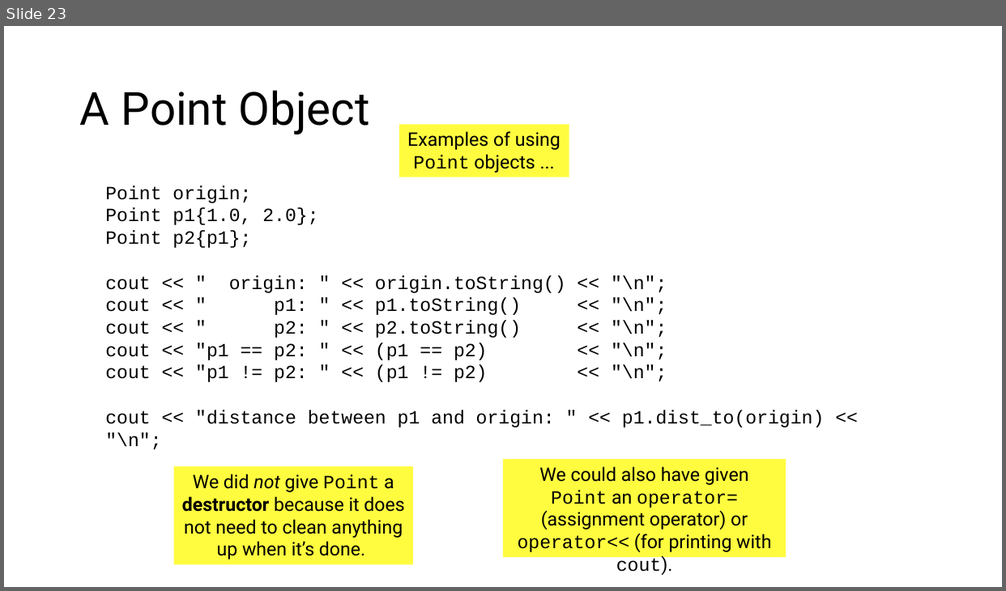
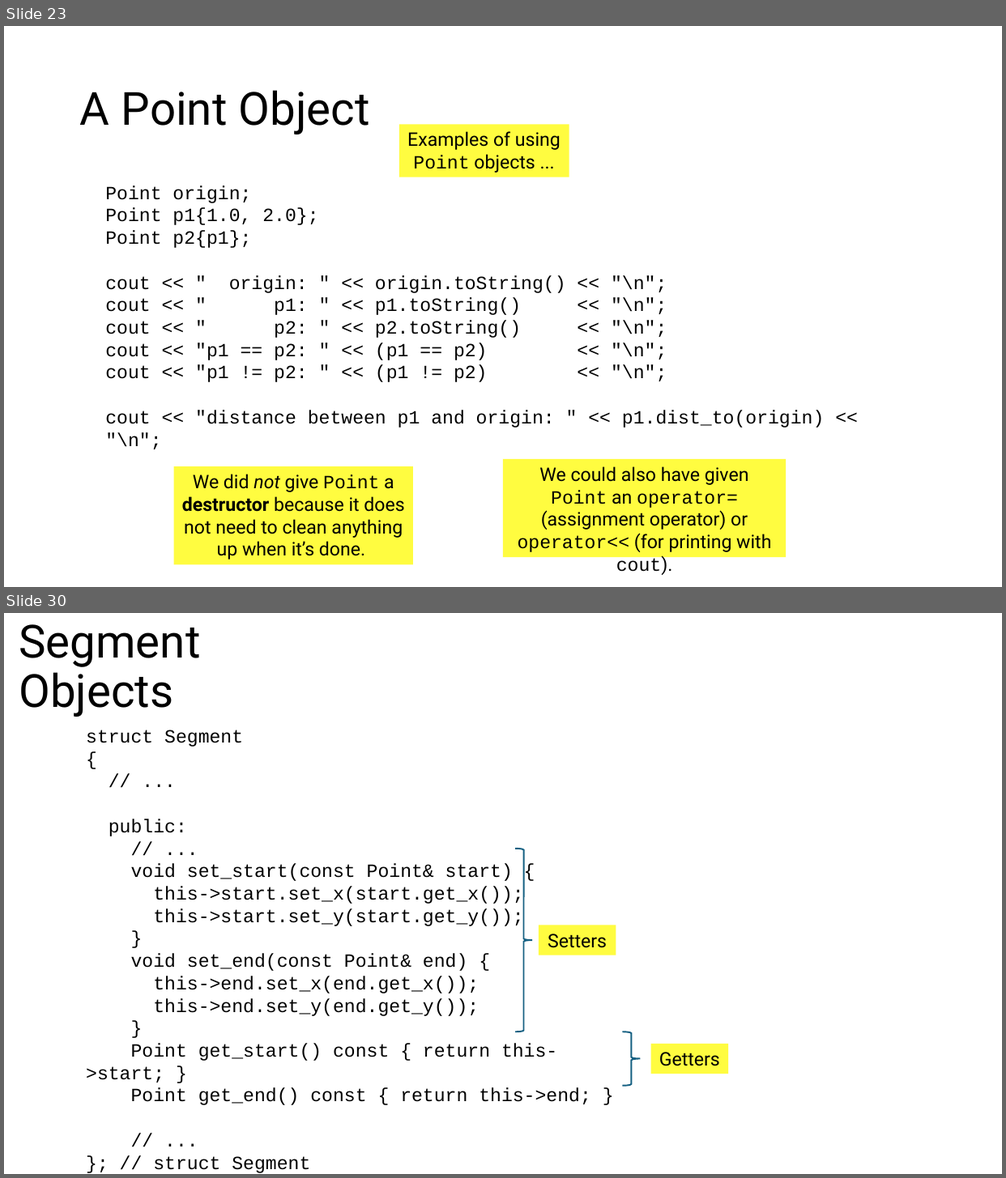
Before and after one commit to tjd1234/cmpt125spring2026, a slide deck: notes/week5/week5.pptx. Shown one above the other, each under a label of ours: slide 23 before the commit, slides 23 and 30 after it; the slides between them are not shown. The pictures are 1006x591 and 1006x1178 pixels, drawn with LibreOffice and Linux fonts; fonts in the diff are those of the drawing. Boxes give left, top, right and bottom in pixels: in the first picture for what was removed or moved away, otherwise in the second. Text is boxed around its words. In the diff, an @@ line names an element or a change of style, - is before the commit and + after.

```diff
--- a/notes/week5/week5.pptx
+++ b/notes/week5/week5.pptx
@@ slide 30 added at box(4, 613, 1002, 1174), background #FFFFFF @@
@@ title added at box(19, 624, 200, 717), 44 pt, text #000000 @@
+Segment Objects
@@ text added at box(86, 730, 591, 1170), 18 pt, text #000000 @@
+struct Segment
+{
+// ...
+public:
+// ...
+void set_start(const Point& start) {
+this->start.set_x(start.get_x());
+this->start.set_y(start.get_y());
+}
+void set_end(const Point& end) {
+this->end.set_x(end.get_x());
+this->end.set_y(end.get_y());
+}
+Point get_start() const { return this->start; }
+Point get_end() const { return this->end; }
+// ...
+}; // struct Segment
@@ right brace added at box(515, 849, 533, 1033), outline #156082 1.5 pt @@
@@ rectangle added at box(539, 925, 616, 955), fill #FFFC00 at 75% opacity, 18 pt, text #000000 @@
+Setters
@@ right brace added at box(622, 1033, 641, 1086), outline #156082 1.5 pt @@
@@ rectangle added at box(651, 1044, 728, 1074), fill #FFFC00 at 75% opacity, 18 pt, text #000000 @@
+Getters
```
Also in this commit, not shown: 11 other slides added, 12 other files.
